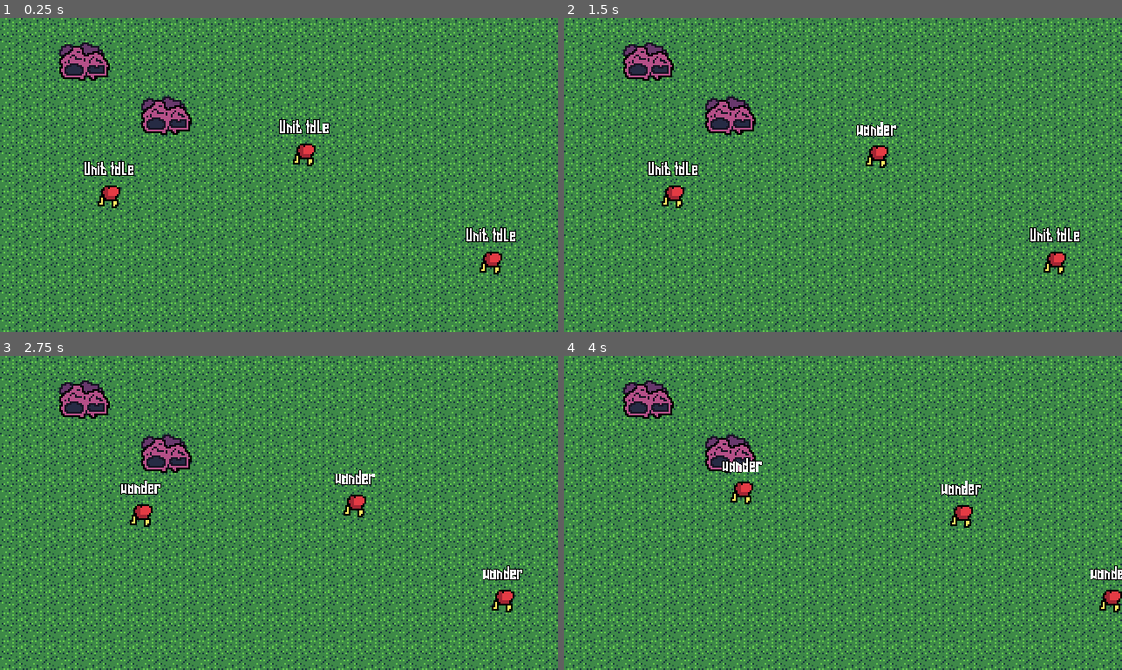
Above: before the commit, frames 1-4 (two rows, left to right).
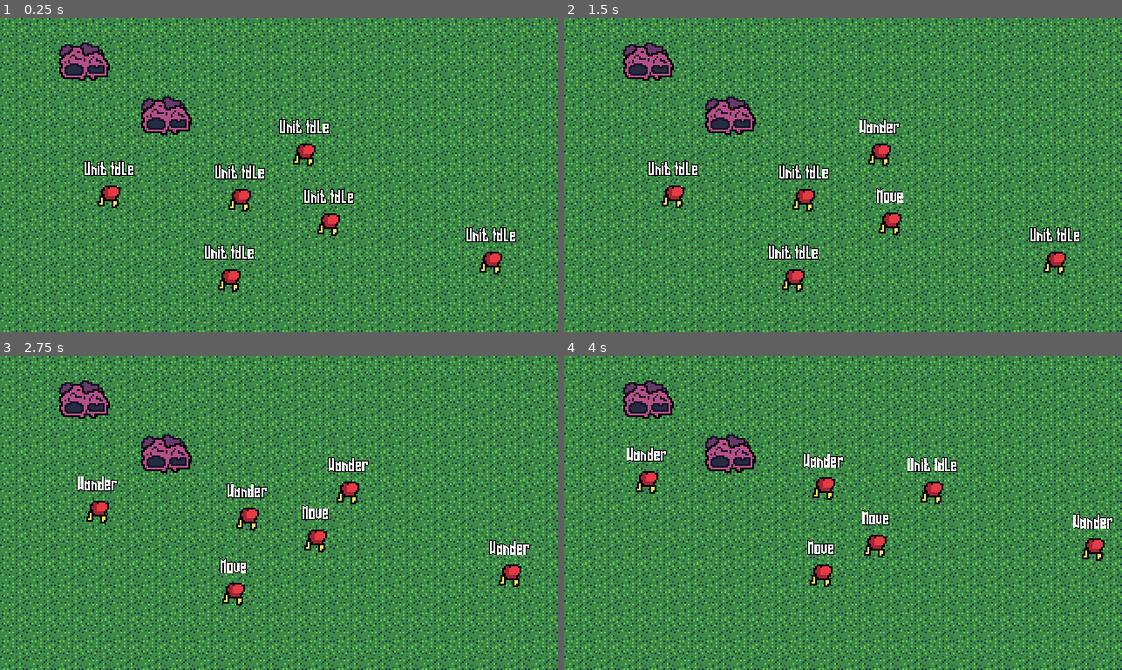
Above: after the commit, the same moments.

Repository: Phoenix-Greenleaf/Zuper-Zerg
Game: Godot game, scene res://Resources/World.tscn
Same seed, same stepped clock (60 frames per second), same inputs: the game is played once before the commit and once after it.
Inputs (mouse positions are in pixels of both pictures, inside the frame that each line leads up to):
- Up to frame 1 (0.25 s): no input
- Up to frame 2 (1.5 s): tap Enter at 0.5 s; move the mouse to (965, 159) at 0.52 s; press the mouse at (965, 159) at 0.53 s; move the mouse to (731, 190) at 1.27 s; release the mouse at (731, 190) at 1.28 s; click (731, 190) at 1.35 s
- Up to frame 3 (2.75 s): move the mouse to (334, 443) at 2.02 s; press the mouse at (334, 443) at 2.03 s
- Up to frame 4 (4 s): move the mouse to (815, 575) at 2.77 s; release the mouse at (815, 575) at 2.78 s; click (815, 575) at 2.85 s; move the mouse to (1010, 560) at 3.52 s; press the mouse at (1010, 560) at 3.53 s

The runs differ from the first frame. In frame 1, 1.6% of the frame differs, in the area x 36-85%, y 46-88%; in frame 2, 1.9%; in frame 3, 3.8%; in frame 4, 4.0%, in the area x 11-100%, y 28-82%.

Commit message:
Random Success!
we have accomplished random walking

Diff:
--- a/Resources/States/moving.gd
+++ b/Resources/States/moving.gd
@@ -5,60 +5,74 @@
 #export (int) var moveDistanceCheck = 5
 export (float) var wander_chance = 0.65
 export (float) var move_time_min = 2.0
-export (float) var move_time_max = 5.0
+export (float) var move_time_max = 4.0
 export (int) var wander_vect_dist = 6
 
 onready var state_label: Label = $"../../StateLabel"      # get_node(state_label_node)  # why is this line fighting me?
 onready var unit_idle_state: BaseState =  get_node(unit_idle_node)
 onready var random = RandomNumberGenerator.new()
-onready var timer = $MovingTimer
-onready var current_motion = movementRandomness()
+onready var timer = $Timer
+onready var current_motion
 
 
-onready var wander_vector: Vector2 = Vector2(random.randi_range(min_wander_x, max_wander_x), \
-	random.randi_range(min_wander_y, max_wander_y))  # the \ should make this multi-line ok
-
+var wander_vector: Vector2
 var min_wander_x = -wander_vect_dist
 var max_wander_x = wander_vect_dist
 var min_wander_y = -wander_vect_dist
 var max_wander_y = wander_vect_dist
 var timeout := false
+var random_time
 
 
-
+func _ready():
+	random.randomize()
 
 func enter() -> void:
 	.enter()
-	random.randomize()
-	timer.wait_time = random.randf_range(move_time_min, move_time_max)
+#	timer.wait_time = random.randf_range(move_time_min, move_time_max)
+	randomizeTime()
+	randomizeMovement()
+	randomizeVector()
 	state_label.text = current_motion
 	print(parent_unit.name + " " + current_motion + stepify(timer.wait_time, 0.01) as String)
 #	timeout = false
 	timer.start()
 
 
-func movementRandomness() -> String:
+func randomizeMovement() -> void:
 	var random_float = random.randf()
 	if random_float < wander_chance:
 		state_label.text = "Wandering"
-		return "wander"
+		current_motion = "Wander"
 	else:
 		state_label.text = "Moving"
-		return "move"
+		current_motion = "Move"
 
 
 
 func physics_process(_delta: float) -> BaseState:
-	if current_motion == "move":
+	if current_motion == "Move":
 		parent_unit.velocity = parent_unit.position.direction_to(parent_unit.target) * parent_unit.speed
-	elif current_motion == "wander":
-		parent_unit.velocity = wander_vector.normalized() * parent_unit.speed
+	elif current_motion == "Wander":
+		parent_unit.velocity = wander_vector * parent_unit.speed
 	parent_unit.velocity = parent_unit.move_and_slide(parent_unit.velocity) #option a
 #	wander_vector = parent_unit.move_and_slide(parent_unit.velocity) # option b maybe more deflection?
 	if timeout:
+		timeout = false
 		return unit_idle_state
 	return null
 
 
-func _on_MovingTimer_timeout():
+func randomizeTime():
+	random_time = stepify(random.randf_range(move_time_min, move_time_max), 0.01)
+	timer.set_wait_time(random_time)
+
+
+func randomizeVector():
+	wander_vector.x = random.randi_range(min_wander_x, max_wander_x)
+	wander_vector.y = random.randi_range(min_wander_y, max_wander_y)
+	wander_vector = wander_vector.normalized()
+
+
+func _on_Timer_timeout():
 	timeout = true
--- a/Resources/States/unit_idle.gd
+++ b/Resources/States/unit_idle.gd
@@ -3,30 +3,38 @@
 export (NodePath) var state_label_node
 export (NodePath) var moving_node
 export (float) var idle_time_min = 1.0
-export (float) var idle_time_max = 3.0
+export (float) var idle_time_max = 2.0
 
 onready var state_label: Label = get_node(state_label_node)
 onready var moving_state: BaseState = get_node(moving_node)
-onready var timer = $IdleTimer
+onready var timer = $Timer
 
-var random = RandomNumberGenerator.new()
+onready var random = RandomNumberGenerator.new()
 var timeout := false
+var random_time
 
+
+
+func _ready():
+	random.randomize()
+#	timer.wait_time = random.randf_range(idle_time_min, idle_time_max)
+#	timer.start()
 
 
 
 func enter() -> void:
 	.enter()
+	randomizeTime()
 	parent_unit.velocity = Vector2.ZERO
 	state_label.text = name
-	random.randomize()
-	timer.wait_time = random.randf_range(idle_time_min, idle_time_max)
 	print(parent_unit.name + " " + name + stepify(timer.wait_time, 0.01) as String)
 	timer.start()
 
 
+
 func physics_process(_delta: float) -> BaseState:
 	if timeout:
+		timeout = false
 		return moving_state
 	return null
 
@@ -38,5 +46,10 @@
 #	return null
 
 
-func _on_IdleTimer_timeout():
+func randomizeTime():
+	random_time = stepify(random.randf_range(idle_time_min, idle_time_max), 0.01)
+	timer.set_wait_time(random_time)
+
+
+func _on_Timer_timeout():
 	timeout = true
--- a/Resources/Units/Blobbert.tscn
+++ b/Resources/Units/Blobbert.tscn
@@ -38,7 +38,7 @@
 state_label_node = NodePath("../../StateLabel")
 moving_node = NodePath("../Moving")
 
-[node name="IdleTimer" type="Timer" parent="StateManager/Unit Idle"]
+[node name="Timer" type="Timer" parent="StateManager/Unit Idle"]
 wait_time = 2.0
 one_shot = true
 
@@ -47,7 +47,7 @@
 state_label_node = NodePath("../../StateLabel")
 unit_idle_node = NodePath("../Unit Idle")
 
-[node name="MovingTimer" type="Timer" parent="StateManager/Moving"]
+[node name="Timer" type="Timer" parent="StateManager/Moving"]
 wait_time = 3.0
 one_shot = true
 
@@ -64,5 +64,5 @@
 align = 1
 valign = 1
 
-[connection signal="timeout" from="StateManager/Unit Idle/IdleTimer" to="StateManager/Unit Idle" method="_on_IdleTimer_timeout"]
-[connection signal="timeout" from="StateManager/Moving/MovingTimer" to="StateManager/Moving" method="_on_MovingTimer_timeout"]
+[connection signal="timeout" from="StateManager/Unit Idle/Timer" to="StateManager/Unit Idle" method="_on_Timer_timeout"]
+[connection signal="timeout" from="StateManager/Moving/Timer" to="StateManager/Moving" method="_on_Timer_timeout"]
--- a/Resources/Units/base_units.gd
+++ b/Resources/Units/base_units.gd
@@ -2,7 +2,7 @@
 class_name BaseUnits
 
 #variable declaration and initialzation section
-export (int) var speed = 20
+export (int) var speed = 15
 
 var velocity = Vector2.ZERO
 
--- a/Resources/World.tscn
+++ b/Resources/World.tscn
@@ -44,3 +44,12 @@
 
 [node name="Blobbert3" parent="YSort" instance=ExtResource( 1 )]
 position = Vector2( 282, 144 )
+
+[node name="Blobbert4" parent="YSort" instance=ExtResource( 1 )]
+position = Vector2( 132, 154 )
+
+[node name="Blobbert5" parent="YSort" instance=ExtResource( 1 )]
+position = Vector2( 138, 108 )
+
+[node name="Blobbert6" parent="YSort" instance=ExtResource( 1 )]
+position = Vector2( 189, 122 )
